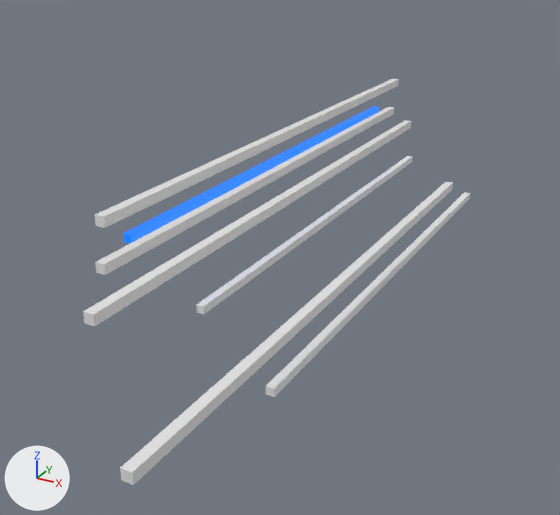
Renders of the glTF model lightingLine.glb from each side of a commit.
Camera for both pictures: a camera (50 mm lens) standing at (15.7, -30.3, 13.7) and looking at (-0.4, -1.1, -0.9). Every picture has the same lights, and +X, +Y and +Z are marked at lower left. Where no turn or scale is listed for an object, it has been applied to the vertices.
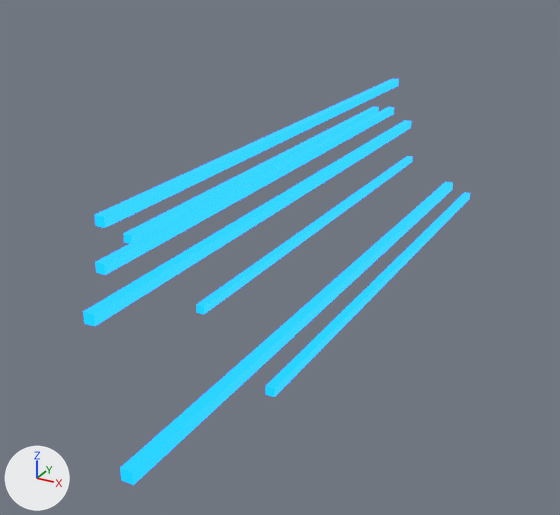
Edits to the scene script, one JSON object a line:
```json
{"op": "set", "path": "mat_material_001.emission_strength", "old": "2.0", "new": "6.0"}
{"block": "me_cube_003", "where": "me_cube_003.from_pydata(...)  # 8 vertices, 12 faces; spans x -0.2..0.2, y -12.9..12.9, z -0.2..0.2"}
{"op": "add", "block": "me_cube_003", "code": "me_cube_003.materials.append(mat_material_001)  # black #000000"}
{"block": "me_cube_004", "where": "me_cube_004.from_pydata(...)  # 8 vertices, 12 faces; spans x -0.2..0.2, y -12.9..12.9, z -0.2..0.2"}
{"op": "add", "block": "me_cube_004", "code": "me_cube_004.materials.append(mat_material_001)  # black #000000"}
{"block": "me_cube_005", "where": "me_cube_005.from_pydata(...)  # 8 vertices, 12 faces; spans x -0.2..0.2, y -12.9..12.9, z -0.2..0.2"}
{"op": "add", "block": "me_cube_005", "code": "me_cube_005.materials.append(mat_material_001)  # black #000000"}
{"block": "me_cube_006", "where": "me_cube_006.from_pydata(...)  # 8 vertices, 12 faces; spans x -0.2..0.2, y -12.9..12.9, z -0.2..0.2"}
{"op": "add", "block": "me_cube_006", "code": "me_cube_006.materials.append(mat_material_001)  # black #000000"}
{"block": "me_cube_007", "where": "me_cube_007.from_pydata(...)  # 8 vertices, 12 faces; spans x -0.2..0.2, y -12.9..12.9, z -0.2..0.2"}
{"op": "add", "block": "me_cube_007", "code": "me_cube_007.materials.append(mat_material_001)  # black #000000"}
{"block": "me_cube_008", "where": "me_cube_008.from_pydata(...)  # 8 vertices, 12 faces; spans x -0.2..0.2, y -12.9..12.9, z -0.2..0.2"}
{"op": "add", "block": "me_cube_008", "code": "me_cube_008.materials.append(mat_material_001)  # black #000000"}
```

Changed parts and their boxes [x1, y1, x2, y2] in the pictures (560 x 515 px):
```json
{"object": "Cube.004", "change": "surface changed, recoloured", "before": [120, 182, 453, 485], "after": [120, 182, 453, 485]}
{"object": "Cube.002", "change": "surface changed, recoloured", "before": [83, 120, 411, 326], "after": [83, 120, 411, 326]}
{"object": "Cube.001", "change": "surface changed, recoloured", "before": [95, 79, 399, 228], "after": [95, 79, 399, 228]}
{"object": "Cube.003", "change": "surface changed, recoloured", "before": [95, 107, 394, 275], "after": [95, 107, 394, 275]}
{"object": "Cube.005", "change": "surface changed, recoloured", "before": [266, 192, 470, 397], "after": [266, 192, 470, 397]}
{"object": "Cube", "change": "surface changed", "before": [123, 106, 379, 244], "after": [123, 106, 379, 244]}
{"object": "Cube.006", "change": "surface changed, recoloured", "before": [196, 156, 413, 314], "after": [196, 156, 413, 314]}
```
